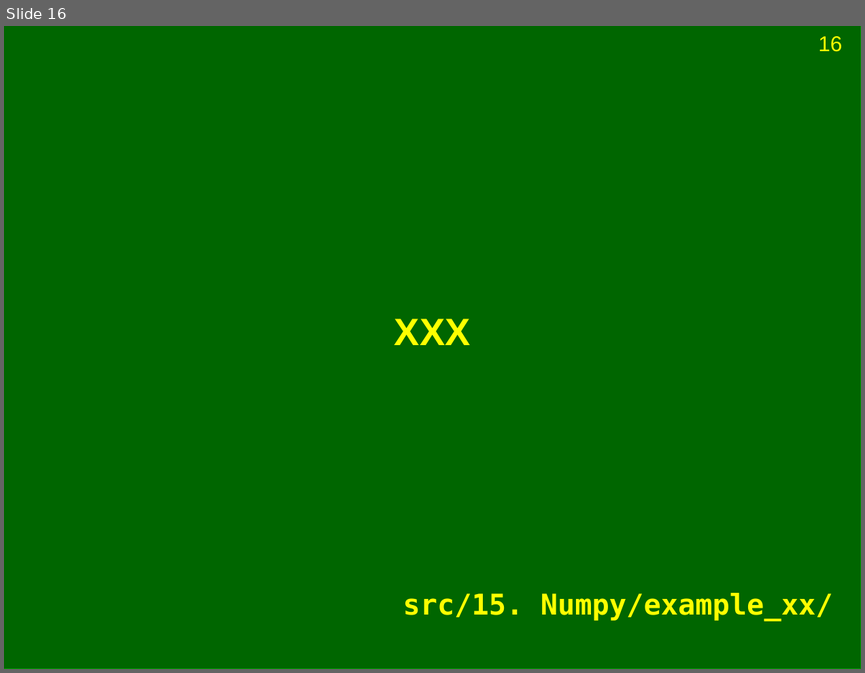
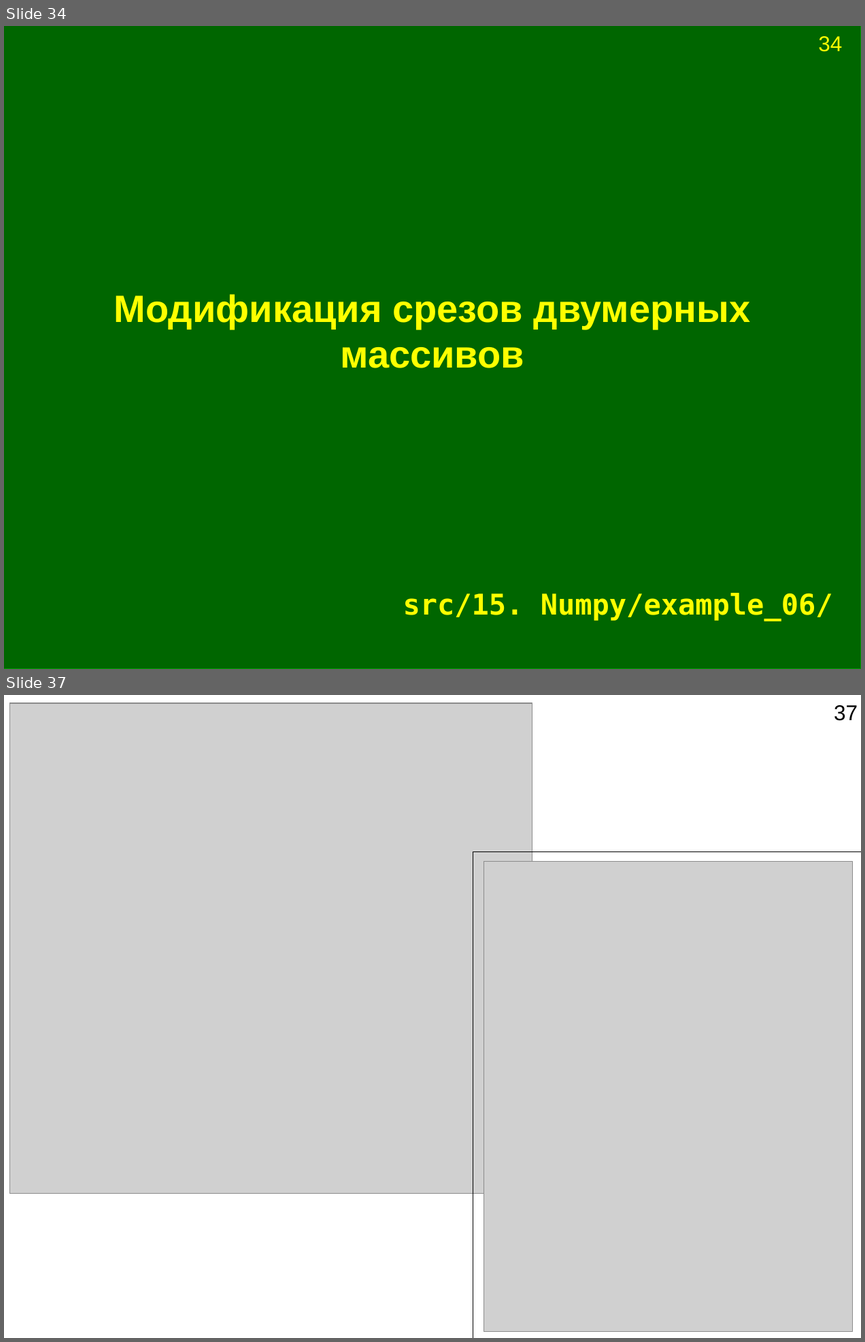
Before and after one commit to Jenyay/modelling, a slide deck: python language/presentations/15. Numpy.odp. Shown one above the other, each under a label of ours: slide 16 before the commit, slides 34 and 37 after it; the slides between them are not shown. The pictures are 865x673 and 865x1342 pixels, drawn with LibreOffice and Linux fonts; fonts in the diff are those of the drawing; grey boxes stand for pictures. Boxes give left, top, right and bottom in pixels: in the first picture for what was removed or moved away, otherwise in the second. Text is boxed around its words. In the diff, an @@ line names an element or a change of style, - is before the commit and + after.

Commit message:
Добавлены примеры и слайды про Numpy

```diff
--- a/python language/presentations/15. Numpy.odp
+++ b/python language/presentations/15. Numpy.odp
@@ slide 37 added at bbox=[4, 695, 861, 1338], background #FFFFFF @@
@@ picture added at bbox=[10, 702, 532, 1193] @@
@@ page number added at bbox=[834, 705, 857, 721], 18 pt, text #000000 @@
+37
@@ line added from (473, 852) to (473, 1338), #000000 0 pt @@
@@ line added from (473, 852) to (861, 852), #000000 0 pt @@
@@ picture added at bbox=[484, 861, 852, 1331] @@
@@ what was slide 16 is now slide 34 @@
@@ slide 34 changed as well @@
@@ page number at bbox=[818, 36, 842, 52]: text changed @@
-16
+34
@@ title at bbox=[114, 294, 751, 368]: text changed @@
-XXX
+Модификация срезов двумерных массивов
@@ title at bbox=[403, 592, 833, 621]: text changed @@
-src/15. Numpy/example_xx/
+src/15. Numpy/example_06/
```
Also in this commit, not shown: 26 other slides added, 1 slide removed, 5 other files.
